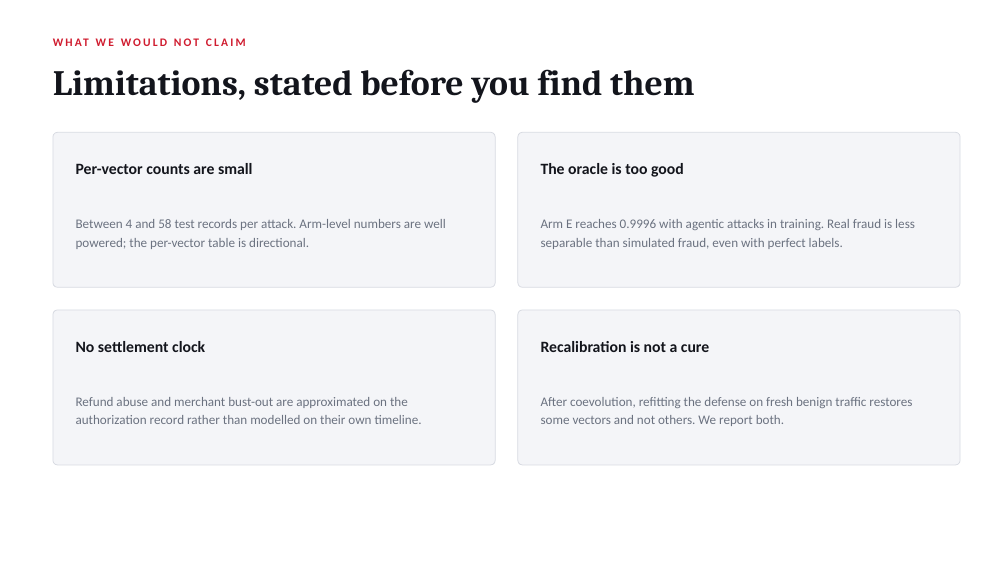
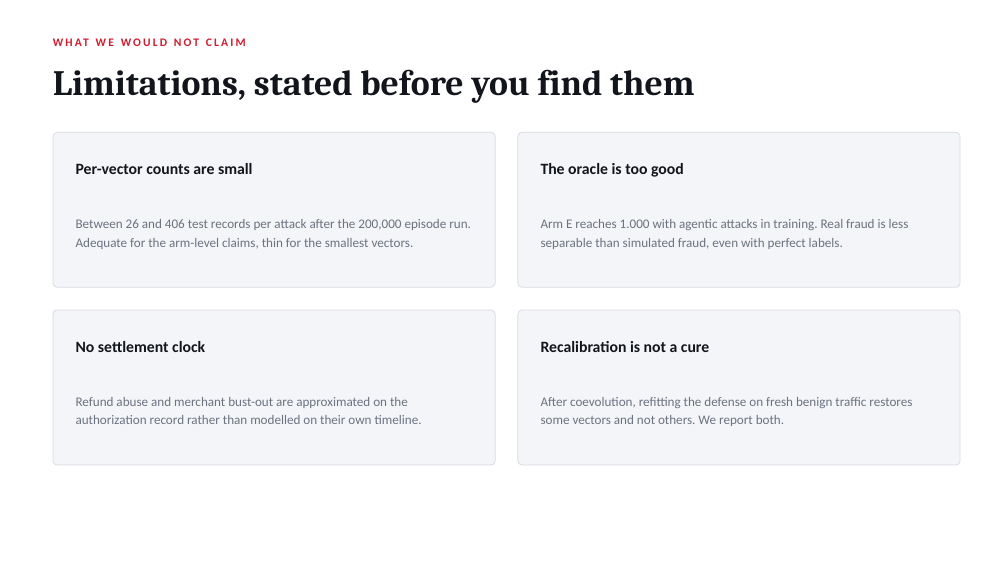
Before and after one commit to ArnavLifelessCoder/mastercard-challenge-arnav, a slide deck: slide 13 of deck/ARTS_walkthrough.pptx. Drawn at 1008x567 pixels with LibreOffice and Linux fonts; fonts in the diff are those of the drawing. Boxes give left, top, right and bottom in pixels: in the first picture for what was removed or moved away, otherwise in the second. Text is boxed around its words. In the diff, an @@ line names an element or a change of style, - is before the commit and + after.

Commit message:
200k-episode headline run, refreshed deck and docs, configurable run sizes, fastapi and uvicorn in requirements

```diff
--- a/deck/ARTS_walkthrough.pptx
+++ b/deck/ARTS_walkthrough.pptx
@@ text at (76,219,471,249): text changed @@
-Between 4 and 58 test records per attack. Arm-level numbers are well powered; the per-vector table is directional.
+Between 26 and 406 test records per attack after the 200,000 episode run. Adequate for the arm-level claims, thin for the smallest vectors.
@@ text at (541,219,909,249): text changed @@
-Arm E reaches 0.9996 with agentic attacks in training. Real fraud is less separable than simulated fraud, even with perfect labels.
+Arm E reaches 1.000 with agentic attacks in training. Real fraud is less separable than simulated fraud, even with perfect labels.
```
Also in this commit, not shown: 3 other slides changed, 7 other files.
